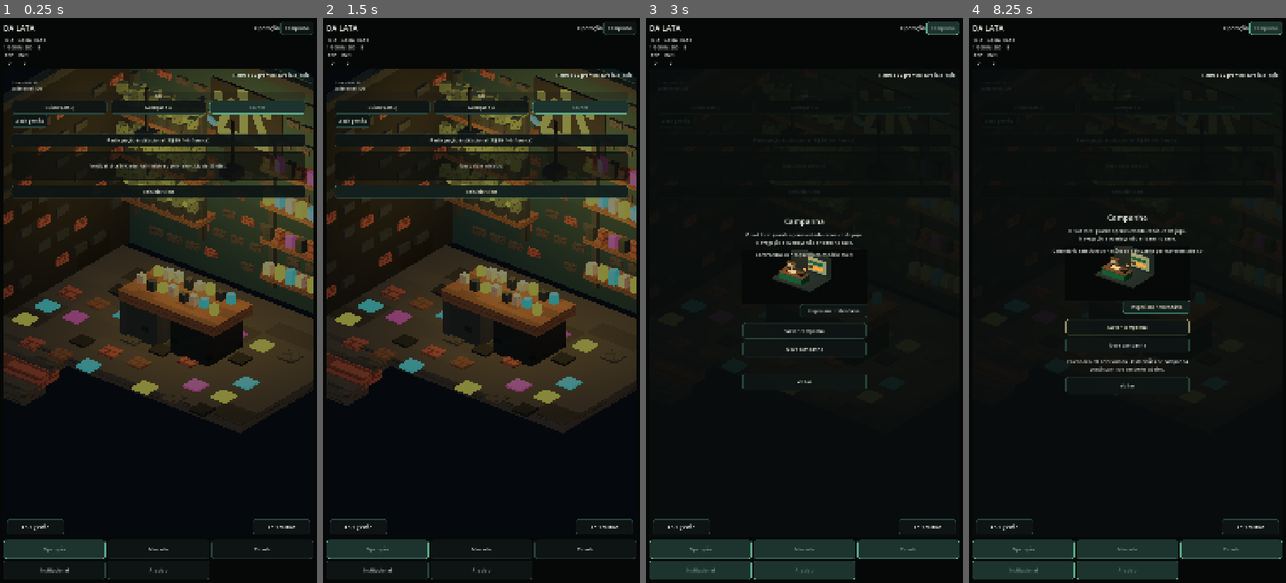
Above: before the commit, frames 1-4 (left to right).
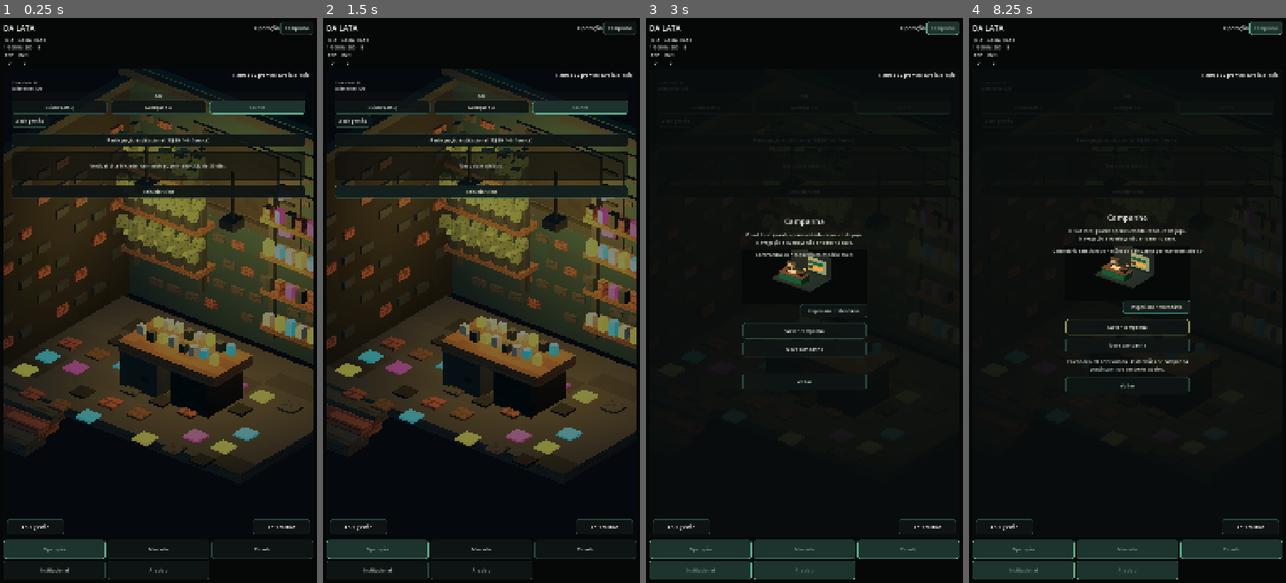
Above: after the commit, the same moments.

Repository: az1nn/growing-rio
Game: Godot game, scene res://scenes/shell/game_shell.tscn
Two runs of this game, one before a commit and one after it. Both use one fixed random seed, a clock stepped at 60 frames per second and the inputs below.
Inputs:
- Up to frame 1 (0.25 s): no input
- Up to frame 2 (1.5 s): click "Reiniciar ciclo" at 0.5 s; click "Reiniciar ciclo" at 1.25 s
- Up to frame 3 (3 s): click "Reiniciar ciclo" at 2 s; click "Campanha" at 2.75 s
- Up to frame 4 (8.25 s): click "Abrir gestão" at 3.5 s; click "Abrir cultivo" at 4.25 s; click "Cuidar (-R$5)" at 5 s; click "Avançar dia" at 5.75 s; click "Abrir gestão" at 6.5 s; click "Participação institucional (-…" at 7.25 s; click "Inspecionar calendário" at 8 s

The runs differ from the first frame. In frame 1, 36% of the frame differs, in the area x 1-99%, y 9-81%; in frame 2, 36%; in frame 3, less than 0.1%; in frame 4, less than 0.1%.

Commit message:
feat(012): execute Operation candidate 4 bounded correction

Diff:
--- a/scenes/visual/operation_diorama.gd
+++ b/scenes/visual/operation_diorama.gd
@@ -17,7 +17,7 @@
 @onready var management_button: Button = $ManagementActionButton
 @onready var interaction_status: Label = $InteractionStatus
 
-const V1_CAMERA_POSITION := Vector3(6.1, 6.2, 7.8)
+const V1_CAMERA_POSITION := Vector3(6.1, 7.15, 7.8)
 const V1_CAMERA_ROTATION := Vector3(-0.50, 0.68, 0.0)
 const V1_CAMERA_SIZE := 5.10
 const V1_OPERATION_PIXEL_SHRINK := 3
@@ -219,8 +219,8 @@
     if environment == null:
         return
     environment.background_color = Color.from_string("#070A14", Color.BLACK)
-    environment.ambient_light_color = Color.from_string("#A07A60", Color.WHITE)
-    environment.ambient_light_energy = 3.55
+    environment.ambient_light_color = Color.from_string("#59606E", Color.WHITE)
+    environment.ambient_light_energy = 2.10
 
 func _build_v1_dense_dressing() -> void:
     var world := $Viewport/World
@@ -1323,7 +1323,7 @@
                     &"foliage_muted",
                     Vector3(0.0, 0.18 * float((pot + leaf) % 3), 0.0),
                 )
-    _add_point_light(rebuild, "GardenWarmPool", Vector3(-1.62, 2.45, -1.35), &"accent_amber", 3.8, 3.0)
+    _add_point_light(rebuild, "GardenWarmPool", Vector3(-1.62, 2.45, -1.35), &"accent_amber", 5.6, 3.2)
 
     var bench_top := _add_box(rebuild, "WorkbenchTop", Vector3(0.18, 0.78, -0.22), Vector3(2.05, 0.18, 1.02), &"repaired_wood")
     _add_box(rebuild, "WorkbenchCabinetLeft", Vector3(-0.42, 0.36, -0.20), Vector3(0.78, 0.72, 0.92), &"painted_metal")
@@ -1343,7 +1343,7 @@
             Vector3(0.12, 0.15 + 0.025 * float(prop % 2), 0.12),
             role,
         )
-    _add_point_light(rebuild, "WorkbenchWarmPool", Vector3(0.10, 1.65, -0.30), &"accent_amber", 4.4, 3.3)
+    _add_point_light(rebuild, "WorkbenchWarmPool", Vector3(0.10, 1.65, -0.30), &"accent_amber", 7.0, 3.6)
 
     _add_box(rebuild, "SupplyPostLeft", Vector3(0.82, 2.00, -1.72), Vector3(0.10, 2.72, 0.10), &"painted_metal")
     _add_box(rebuild, "SupplyPostRight", Vector3(2.18, 2.00, -1.72), Vector3(0.10, 2.72, 0.10), &"painted_metal")
@@ -1362,9 +1362,25 @@
             )
             if tier == 2 and item == 3:
                 management_focus = supply_prop
-    _add_point_light(rebuild, "SupplyWarmPool", Vector3(1.50, 2.35, -1.08), &"accent_amber", 3.1, 2.8)
-
-    _add_box(rebuild, "CrownField", Vector3(-0.17, 3.13, -2.27), Vector3(1.48, 1.25, 0.055), &"structural_dark")
+    _add_point_light(rebuild, "SupplyWarmPool", Vector3(1.50, 2.35, -1.08), &"accent_amber", 4.7, 3.0)
+
+    # Candidate 4: one deliberate shutter/graffiti field behind the accepted crown.
+    # This stays inside OperationV1AcceptedRebuild; it is not another additive dressing generation.
+    _add_box(rebuild, "AcceptedShutterField", Vector3(-0.17, 2.93, -2.27), Vector3(2.30, 1.62, 0.055), &"painted_metal")
+    for slat in range(5):
+        _add_box(
+            rebuild,
+            "AcceptedShutterSlat_%02d" % slat,
+            Vector3(-0.17, 2.34 + float(slat) * 0.29, -2.20),
+            Vector3(2.12, 0.055, 0.045),
+            &"structural_dark",
+        )
+    _add_box(rebuild, "GraffitiStrokeCyan", Vector3(-0.63, 2.72, -2.14), Vector3(1.16, 0.12, 0.055), &"accent_cyan", Vector3(0.0, 0.0, -0.34))
+    _add_box(rebuild, "GraffitiStrokeMagenta", Vector3(0.34, 2.93, -2.13), Vector3(1.18, 0.12, 0.055), &"accent_magenta", Vector3(0.0, 0.0, 0.41))
+    _add_box(rebuild, "GraffitiPixelCyan", Vector3(-0.98, 3.18, -2.12), Vector3(0.24, 0.24, 0.055), &"accent_cyan")
+    _add_box(rebuild, "GraffitiPixelMagenta", Vector3(0.77, 2.48, -2.12), Vector3(0.25, 0.25, 0.055), &"accent_magenta")
+
+    _add_box(rebuild, "CrownField", Vector3(-0.17, 3.13, -2.11), Vector3(1.58, 1.28, 0.045), &"structural_dark")
     _add_box(rebuild, "CrownBase", Vector3(-0.17, 2.88, -2.18), Vector3(1.05, 0.13, 0.055), &"accent_amber")
     _add_box(rebuild, "CrownPeakLeft", Vector3(-0.53, 3.23, -2.17), Vector3(0.13, 0.67, 0.055), &"accent_amber", Vector3(0.0, 0.0, -0.42))
     _add_box(rebuild, "CrownPeakMiddle", Vector3(-0.17, 3.34, -2.17), Vector3(0.13, 0.82, 0.055), &"accent_amber")
@@ -1374,7 +1390,7 @@
     _add_box(rebuild, "CrownTipRight", Vector3(0.35, 3.52, -2.16), Vector3(0.14, 0.14, 0.055), &"accent_amber")
     _add_box(rebuild, "CrownSlashCyan", Vector3(-0.90, 3.05, -2.15), Vector3(0.36, 0.07, 0.055), &"accent_cyan", Vector3(0.0, 0.0, -0.48))
     _add_box(rebuild, "CrownSlashMagenta", Vector3(0.53, 3.02, -2.15), Vector3(0.34, 0.07, 0.055), &"accent_magenta", Vector3(0.0, 0.0, 0.48))
-    _add_point_light(rebuild, "CrownGlow", Vector3(-0.17, 3.12, -1.38), &"accent_amber", 4.8, 3.1)
+    _add_point_light(rebuild, "CrownGlow", Vector3(-0.17, 3.12, -1.38), &"accent_amber", 7.4, 3.4)
 
     _add_box(rebuild, "FanFrameTop", Vector3(1.42, 3.92, -2.24), Vector3(0.92, 0.07, 0.07), &"painted_metal")
     _add_box(rebuild, "FanFrameBottom", Vector3(1.42, 3.13, -2.24), Vector3(0.92, 0.07, 0.07), &"painted_metal")
@@ -1382,10 +1398,10 @@
     _add_box(rebuild, "FanBladeHorizontal", Vector3(1.42, 3.52, -2.18), Vector3(0.70, 0.10, 0.06), &"painted_metal")
     _add_box(rebuild, "PendantCordLeft", Vector3(-1.02, 3.72, -0.70), Vector3(0.04, 0.88, 0.04), &"structural_dark")
     _add_box(rebuild, "PendantShadeLeft", Vector3(-1.02, 3.28, -0.70), Vector3(0.30, 0.16, 0.30), &"painted_metal")
-    _add_point_light(rebuild, "PendantLightLeft", Vector3(-1.02, 3.14, -0.70), &"accent_amber", 2.8, 2.6)
+    _add_point_light(rebuild, "PendantLightLeft", Vector3(-1.02, 3.14, -0.70), &"accent_amber", 4.2, 2.8)
     _add_box(rebuild, "PendantCordRight", Vector3(0.88, 3.78, -0.58), Vector3(0.04, 0.96, 0.04), &"structural_dark")
     _add_box(rebuild, "PendantShadeRight", Vector3(0.88, 3.30, -0.58), Vector3(0.30, 0.16, 0.30), &"painted_metal")
-    _add_point_light(rebuild, "PendantLightRight", Vector3(0.88, 3.15, -0.58), &"accent_amber", 2.6, 2.5)
+    _add_point_light(rebuild, "PendantLightRight", Vector3(0.88, 3.15, -0.58), &"accent_amber", 4.0, 2.7)
 
     var floor_roles: Array[StringName] = [&"worn_concrete", &"structural_dark", &"brick_coral", &"repaired_wood", &"accent_cyan", &"accent_magenta", &"accent_amber"]
     for row in range(5):
@@ -1688,10 +1704,10 @@
     var cyan := V1MaterialVocabulary.make_standard(&"accent_cyan")
     var amber := V1MaterialVocabulary.make_standard(&"accent_amber")
     cool_key.light_color = cyan.albedo_color
-    cool_key.light_energy = 0.30
+    cool_key.light_energy = 0.38
     warm_practical.light_color = amber.albedo_color
-    warm_practical.light_energy = 8.20
-    warm_practical.omni_range = 6.60
+    warm_practical.light_energy = 11.40
+    warm_practical.omni_range = 7.40
 
 func activate_primary_object() -> void:
     activation_count += 1
--- a/tests/operation_v1_diorama_test.gd
+++ b/tests/operation_v1_diorama_test.gd
@@ -30,6 +30,10 @@
         "Viewport/World/OperationV1AcceptedRebuild/SupplyProp_02_03",
         "Viewport/World/OperationV1AcceptedRebuild/CrownBase",
         "Viewport/World/OperationV1AcceptedRebuild/CrownPeakMiddle",
+        "Viewport/World/OperationV1AcceptedRebuild/AcceptedShutterField",
+        "Viewport/World/OperationV1AcceptedRebuild/GraffitiStrokeCyan",
+        "Viewport/World/OperationV1AcceptedRebuild/GraffitiStrokeMagenta",
+        "Viewport/World/OperationV1AcceptedRebuild/WorkbenchWarmPool",
         "Viewport/World/OperationV1AcceptedRebuild/FloorPatch_02_03",
         "Viewport/World/OperationV1AcceptedRebuild/PendantLightLeft",
         "ObjectActionButton",
@@ -55,6 +59,9 @@
     if camera.projection != Camera3D.PROJECTION_ORTHOGONAL or camera.size < 4.9 or camera.size > 5.2:
         _fail("Feature 012 R04 lost accepted-room portrait framing.")
         return
+    if camera.position.y < 7.0 or camera.position.y > 7.3:
+        _fail("Feature 012 R04 vertical safe-area framing regressed.")
+        return
 
     for legacy_path in [
         "Viewport/World/Floor",
@@ -71,7 +78,7 @@
             return
 
     var rebuild := scene.get_node("Viewport/World/OperationV1AcceptedRebuild") as Node3D
-    if rebuild.get_child_count() < 180:
+    if rebuild.get_child_count() < 188:
         _fail("Feature 012 R04 accepted-concept rebuild regressed below detail floor.")
         return
 
@@ -111,8 +118,13 @@
         return
 
     var environment := (scene.get_node("Viewport/World/WorldEnvironment") as WorldEnvironment).environment
-    if environment == null or environment.ambient_light_energy < 1.25:
-        _fail("Feature 012 R04 lighting regressed below readability floor.")
+    if environment == null or environment.ambient_light_energy < 1.5 or environment.ambient_light_energy > 2.5:
+        _fail("Feature 012 R04 ambient hierarchy regressed outside the accepted contrast band.")
+        return
+    var warm_practical := scene.get_node("Viewport/World/WarmPractical") as OmniLight3D
+    var workbench_warm := scene.get_node("Viewport/World/OperationV1AcceptedRebuild/WorkbenchWarmPool") as OmniLight3D
+    if warm_practical.light_energy < 10.0 or workbench_warm.light_energy < 6.5:
+        _fail("Feature 012 R04 warm practical hierarchy regressed.")
         return
     if not scene.has_pointer_interaction() or not scene.has_secondary_pointer_interaction() or not scene.has_workbench_pointer_interaction():
         _fail("Feature 012 R04 lost pointer/touch hotspot picking.")
Not shown, changed: .siga/session-claim-012-r04-operation-v1.md
Not shown, changed: specs/012-artist-v1-runtime-parity/SIGA-ROADMAP.md
Not shown, changed: specs/012-artist-v1-runtime-parity/operation-runtime-review.md
Not shown, changed: specs/012-artist-v1-runtime-parity/tasks.md
